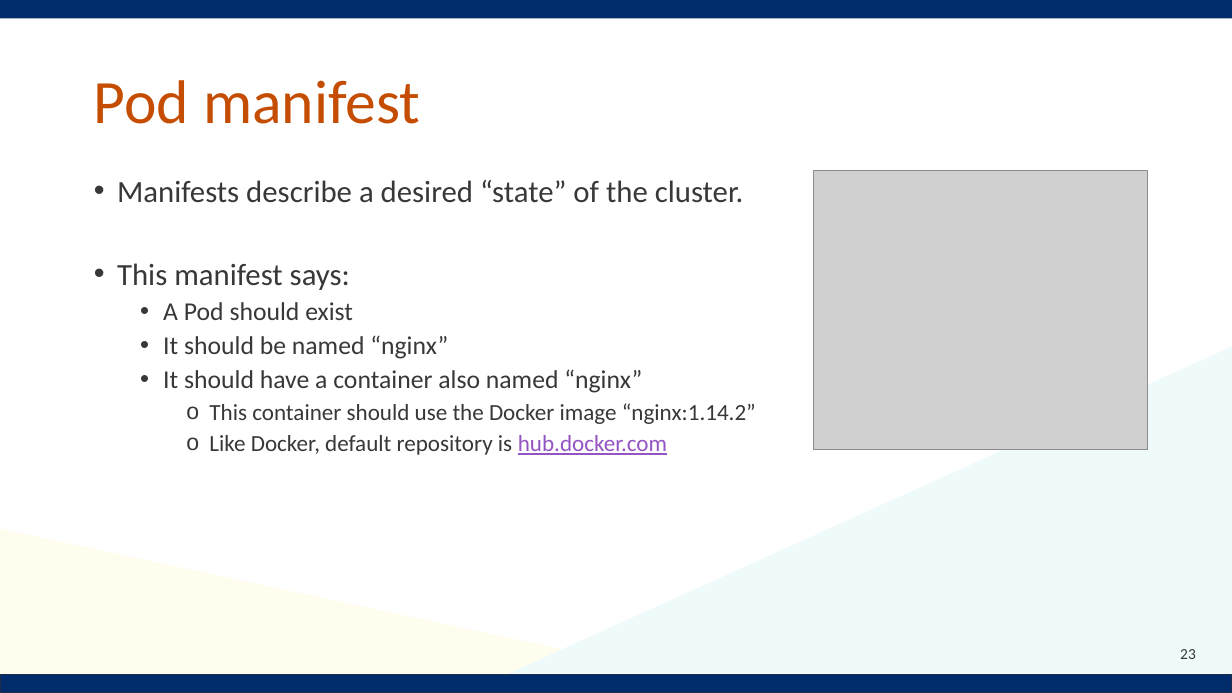
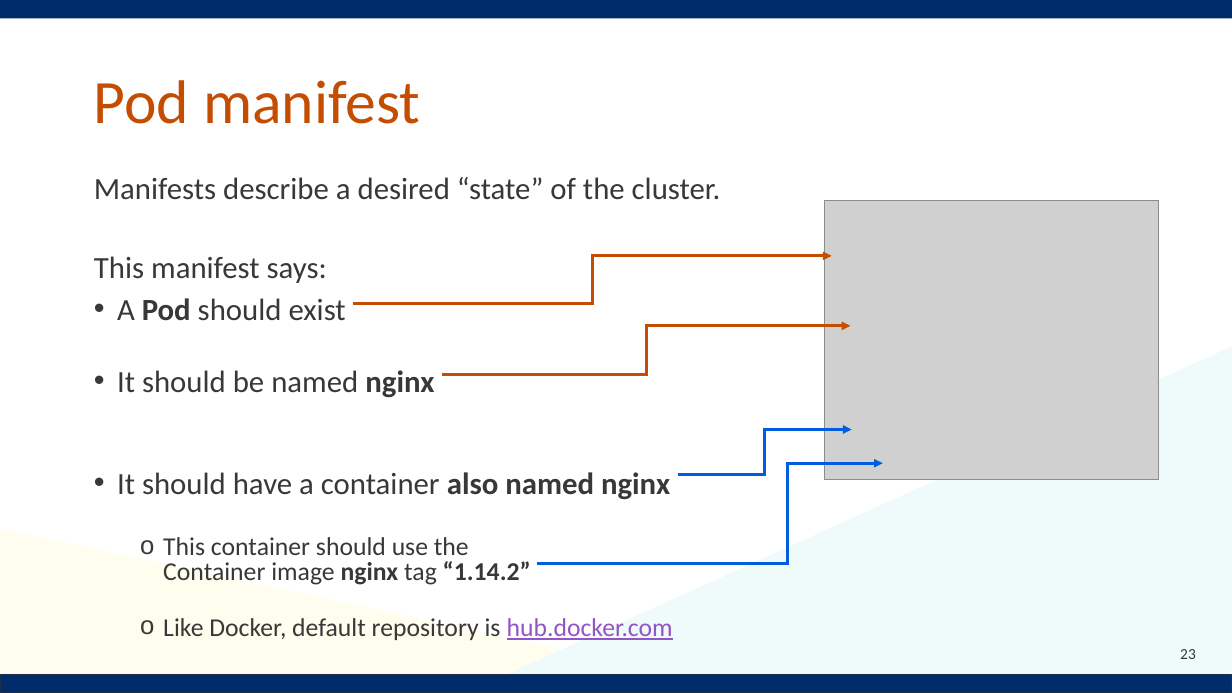
Before and after one commit to Notalib/workshop-kubernetes, a slide deck: slide 23 of Kubernetes_workshop.pptx. Drawn at 1232x693 pixels with LibreOffice and Linux fonts; fonts in the diff are those of the drawing; grey boxes stand for pictures; background and template pictures are left out. Boxes give left, top, right and bottom in pixels: in the first picture for what was removed or moved away, otherwise in the second. Text is boxed around its words. In the diff, an @@ line names an element or a change of style, - is before the commit and + after.

```diff
--- a/Kubernetes_workshop.pptx
+++ b/Kubernetes_workshop.pptx
@@ text at bbox=[94, 177, 721, 640]: size 20 to 24 pt in "A Pod should exist"; bold on in "Pod"; size 18 to 20 pt in "Like Docker, default repository is hub.docker.com"; bullet • to none; line spacing 0.9 to 0.8; list level 2 to 1 in "A Pod should exist"; list level 3 to 2 in "Like Docker, default repository is ..." @@
@@ picture: place and size @@
-picture at bbox=[813, 171, 1147, 450]
+picture at bbox=[825, 201, 1159, 480]
@@ elbow arrow added from (353, 303) to (832, 256), #C54D02 2.25 pt @@
@@ elbow arrow added from (442, 374) to (850, 326), #C54D02 2.25 pt @@
@@ text at bbox=[117, 370, 670, 585]: text changed; size 20 to 24 pt @@
-  • It should be named “nginx”
-  • It should have a container also named “nginx”
-    o This container should use the Docker image “nginx:1.14.2”
+• It should be named nginx
+• It should have a container also named nginx
+  o This container should use the
+    Container image nginx tag “1.14.2”
@@ elbow arrow added from (678, 475) to (852, 430), #005DE0 2.25 pt @@
@@ elbow arrow added from (537, 563) to (883, 463), #005DE0 2.25 pt @@
```
Also in this commit, not shown: 11 other slides changed, 1 slide added.
